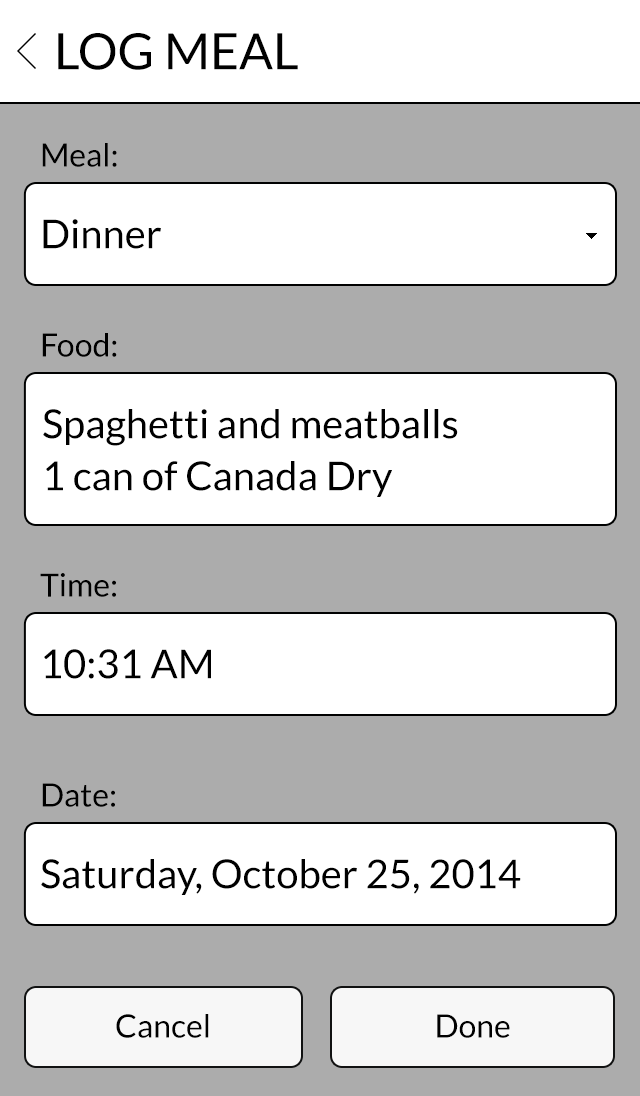
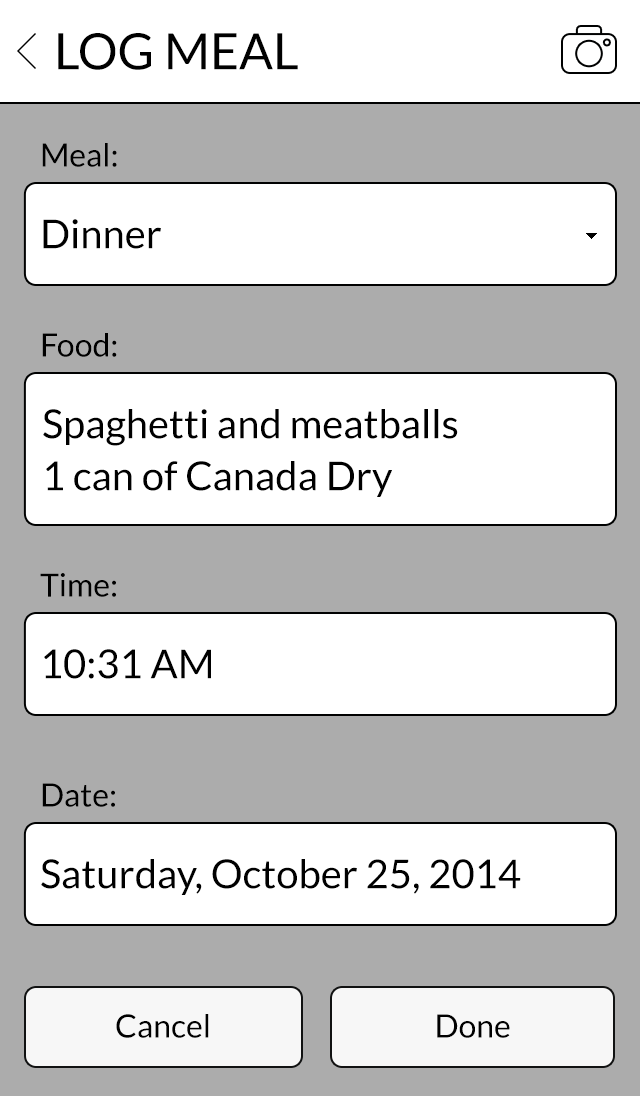
Layer changes from the first (640, 1096) image to the second:
added group "Camera icon" with 4 layers in group "Meal" over [563, 27, 615, 72]
added layer "Ellipse 4 copy" in group "Camera icon" over [604, 40, 609, 45]
added layer "Ellipse 4" in group "Camera icon" over [577, 41, 601, 66]
added layer "Rounded Rectangle 2" in group "Camera icon" over [563, 35, 615, 72]
added layer "Rounded Rectangle 2 copy" in group "Camera icon" over [577, 27, 601, 43]
